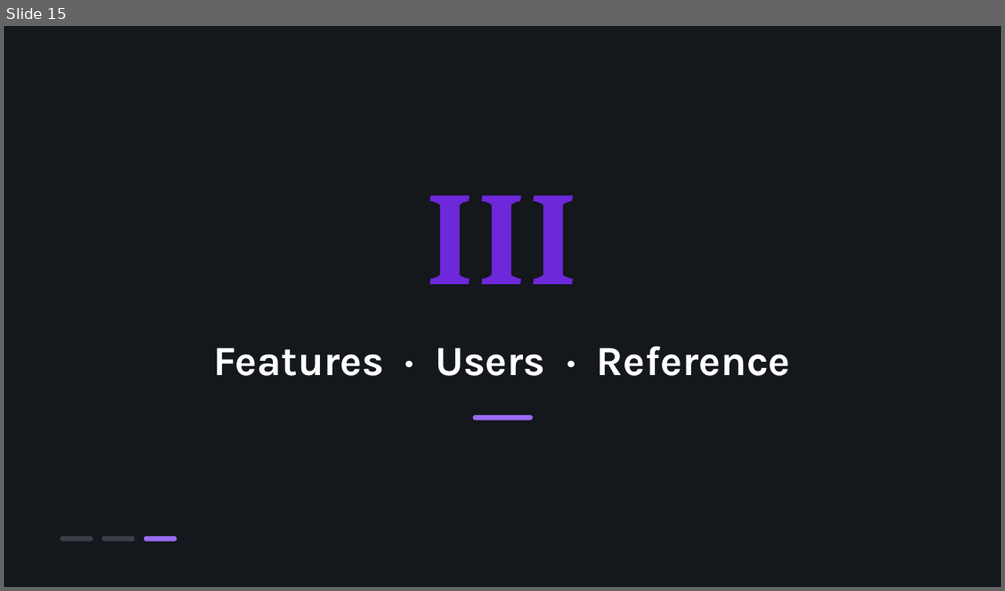
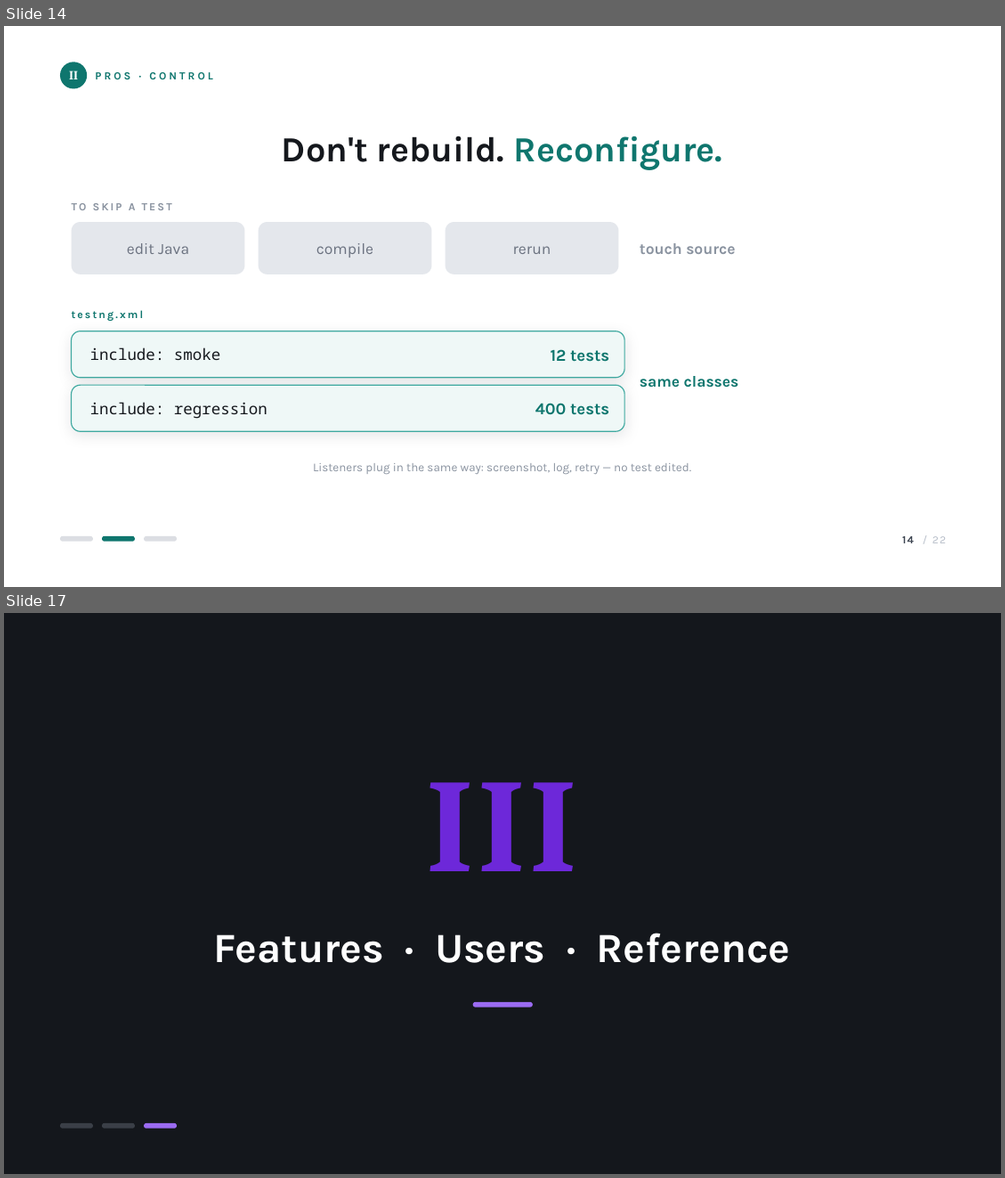
Before and after one commit to facingshootingstar/SWT-TestNG, a slide deck: TestNG.pptx. Shown one above the other, each under a label of ours: slide 15 before the commit, slides 14 and 17 after it; the slides between them are not shown. The pictures are 1005x591 and 1005x1178 pixels, drawn with LibreOffice and Linux fonts; fonts in the diff are those of the drawing. Boxes give left, top, right and bottom in pixels: in the first picture for what was removed or moved away, otherwise in the second. Text is boxed around its words. In the diff, an @@ line names an element or a change of style, - is before the commit and + after.

Commit message:
Add architecture modules and Data/Control pro slides
Rewrite the architecture slide as five named modules and
add deep-dives for Data and Control so all four pros
get a slide. Deck is now 22 slides.

```diff
--- a/TestNG.pptx
+++ b/TestNG.pptx
@@ slide 14 added at [4, 26, 1001, 587], background #FFFFFF @@
@@ ellipse added at [60, 62, 87, 89], fill #0F766E @@
@@ text added at [69, 70, 78, 79], 12 pt, text #FFFFFF, bold @@
+II
@@ text added at [95, 72, 213, 79], 10.5 pt, text #0F766E, bold @@
+PROS · CONTROL
@@ text added at [282, 135, 723, 170], 34 pt, text #15181D, bold @@
+Don't rebuild. Reconfigure.
@@ text added at [72, 203, 172, 210], 10.5 pt, text #8A93A0, bold @@
+TO SKIP A TEST
@@ rounded rectangle added at [72, 222, 245, 274], fill #E4E7EC @@
@@ rounded rectangle added at [259, 222, 432, 274], fill #E4E7EC @@
@@ rounded rectangle added at [445, 222, 619, 274], fill #E4E7EC @@
@@ text added at [127, 243, 189, 254], 15 pt, text #6B7280 @@
+edit Java
@@ text added at [316, 243, 373, 257], 15 pt, text #6B7280 @@
+compile
@@ text added at [513, 246, 551, 254], 15 pt, text #6B7280 @@
+rerun
@@ text added at [639, 243, 735, 254], 15 pt, text #8A93A0, bold @@
+touch source
@@ text added at [72, 310, 144, 321], 10.5 pt, text #0F766E, bold @@
+testng.xml
@@ rounded rectangle added at [72, 331, 624, 378], fill #EFF8F7, outline #3FA9A0 1 pt @@
@@ text added at [90, 347, 220, 360], 15 pt, text #15181D @@
+include: smoke
@@ text added at [550, 349, 609, 362], 16 pt, text #0F766E, bold @@
+12 tests
@@ rounded rectangle added at [72, 385, 624, 431], fill #EFF8F7, outline #3FA9A0 1 pt @@
@@ text added at [639, 376, 739, 387], 15 pt, text #0F766E, bold @@
+same classes
@@ text added at [90, 402, 267, 418], 15 pt, text #15181D @@
+include: regression
@@ text added at [535, 402, 609, 415], 16 pt, text #0F766E, bold @@
+400 tests
@@ text added at [313, 463, 691, 474], 11.5 pt, text #8A93A0 @@
+Listeners plug in the same way: screenshot, log, retry — no test edited.
@@ rounded rectangle added at [60, 536, 93, 541], fill #DCDEE3 @@
@@ rounded rectangle added at [102, 536, 135, 541], fill #0F766E @@
@@ rounded rectangle added at [144, 536, 177, 541], fill #DCDEE3 @@
@@ text added at [902, 536, 946, 543], 10.5 pt, text #B6BDC8 @@
+14 / 22
@@ what was slide 15 is now slide 17 @@
```
Also in this commit, not shown: 15 slides changed, 2 other slides added, 1 slide removed, 6 other files.
